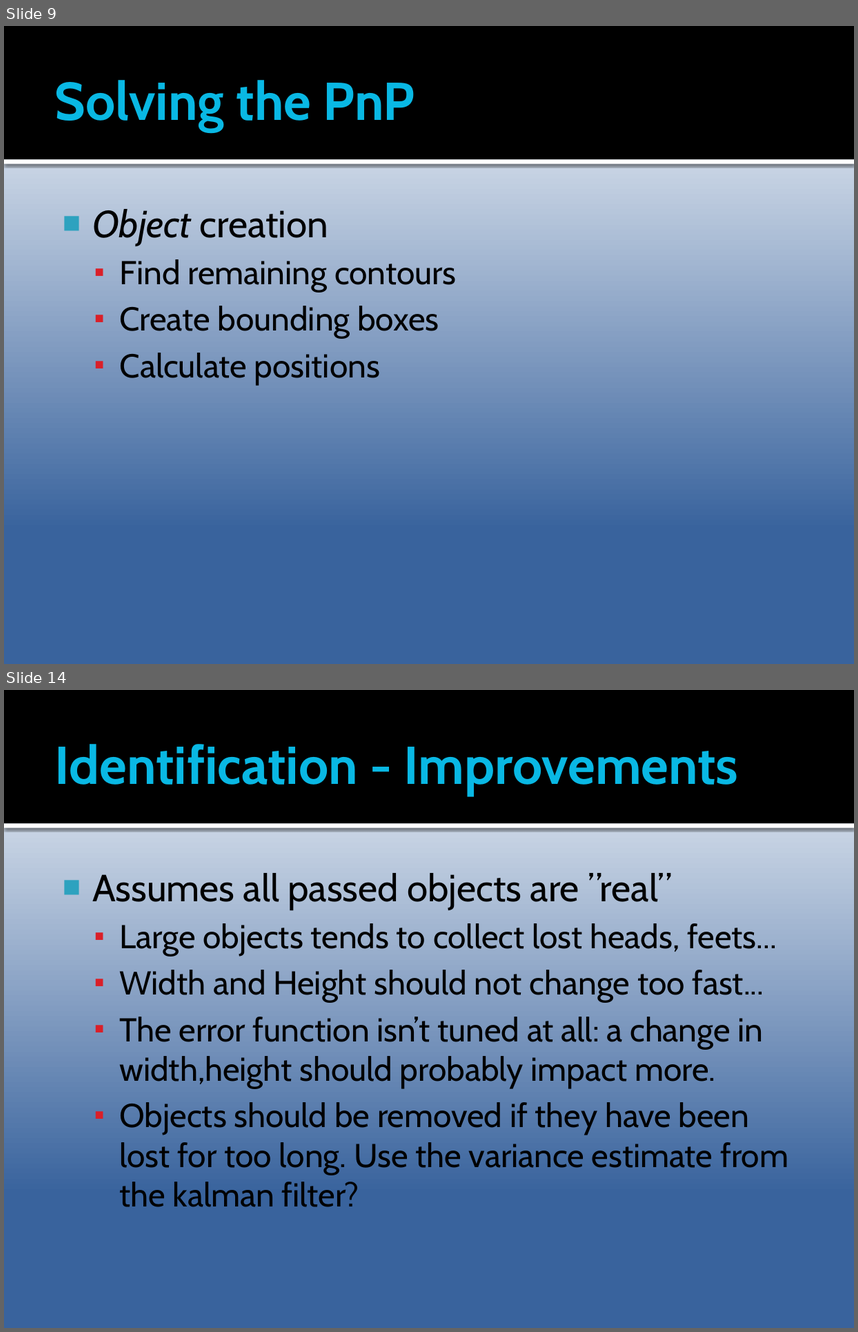
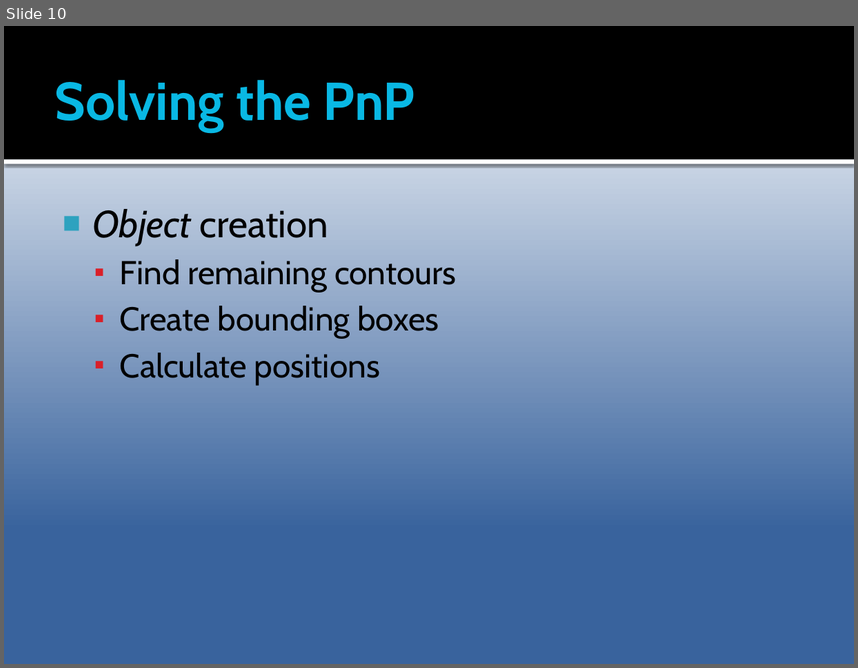
Before and after one commit to Epipolarna/Tracking, a slide deck: 3D Reconstruction/Documentation/TSBB15prez.pptx. Shown one above the other, each under a label of ours: slides 9 and 14 before the commit, slide 10 after it; the slides between them are not shown. The pictures are 858x1332 and 858x668 pixels, drawn with LibreOffice and Linux fonts; fonts in the diff are those of the drawing. Boxes give left, top, right and bottom in pixels: in the first picture for what was removed or moved away, otherwise in the second. Text is boxed around its words. In the diff, an @@ line names an element or a change of style, - is before the commit and + after.

```diff
--- a/3D Reconstruction/Documentation/TSBB15prez.pptx
+++ b/3D Reconstruction/Documentation/TSBB15prez.pptx
@@ slide 14 removed at [4,690,854,1328], background gradient #FFFFFF to #39639D; not listed: 2 template elements that a slide beside it also shows @@
@@ title removed at [55,744,739,796] @@
-Identification - Improvements
@@ text removed at [92,873,789,1207] @@
-■ Assumes all passed objects are ”real”
-  ▪ Large objects tends to collect lost heads, feets...
-  ▪ Width and Height should not change too fast...
-  ▪ The error function isn’t tuned at all: a change in width,height should probably impact more.
-  ▪ Objects should be removed if they have been lost for too long. Use the variance estimate from the kalman filter?
@@ what was slide 9 is now slide 10 @@
```
Also in this commit, not shown: 2 slides changed, 5 slides added, 10 other slides removed.
